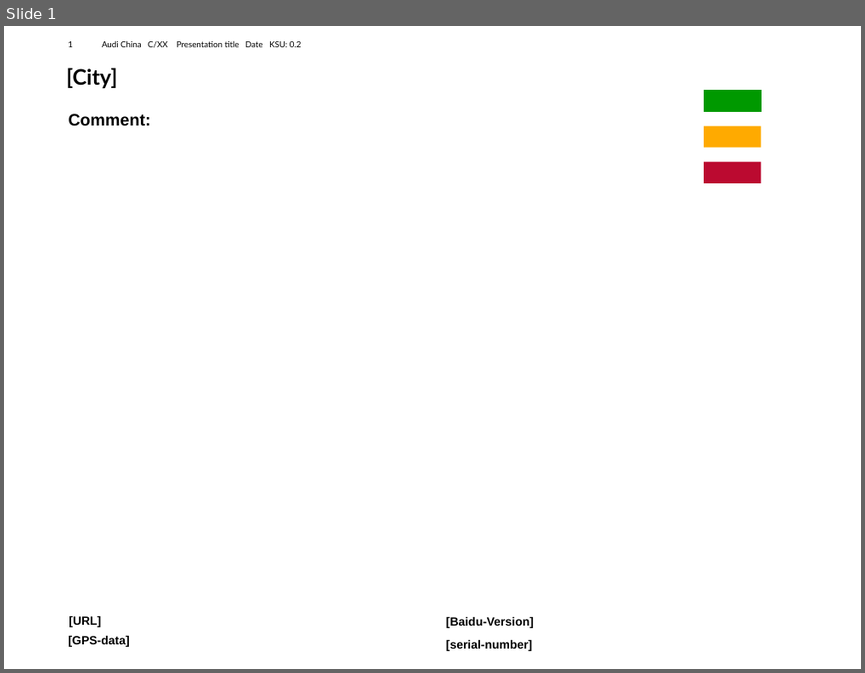
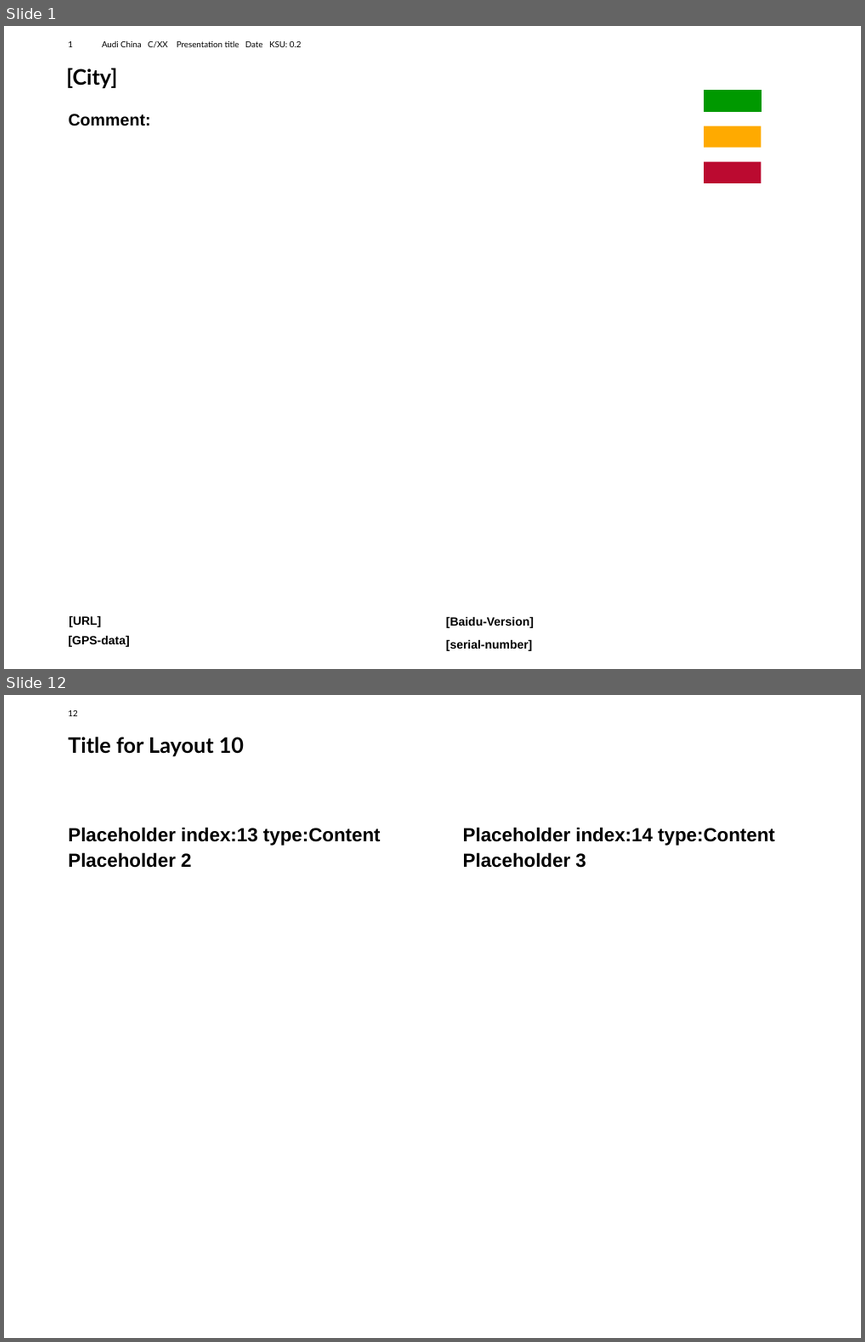
Before and after one commit to busted1212/AUDI_L3_WP1_Virtual_Drive, a slide deck: new-file-name.pptm. Shown one above the other, each under a label of ours: slide 1 before the commit, slides 1 and 12 after it; the slides between them are not shown. The pictures are 865x673 and 865x1342 pixels, drawn with LibreOffice and Linux fonts; fonts in the diff are those of the drawing; background and template pictures are left out. Boxes give left, top, right and bottom in pixels: in the first picture for what was removed or moved away, otherwise in the second. Text is boxed around its words. In the diff, an @@ line names an element or a change of style, - is before the commit and + after.

```diff
--- a/new-file-name.pptm
+++ b/new-file-name.pptm
@@ slide 12 added at (4,695,861,1338), background #FFFFFF; not listed: 1 template element that a slide beside it also shows @@
@@ title added at (68,737,244,757), 18 pt, text #000000, bold @@
+Title for Layout 10
@@ text added at (68,827,381,868), 16 pt, text #000000, bold @@
+Placeholder index:13 type:Content Placeholder 2
@@ text added at (463,827,775,868), 16 pt, text #000000, bold @@
+Placeholder index:14 type:Content Placeholder 3
```
Also in this commit, not shown: 19 other slides added, 1 slide removed, 18 other files.
